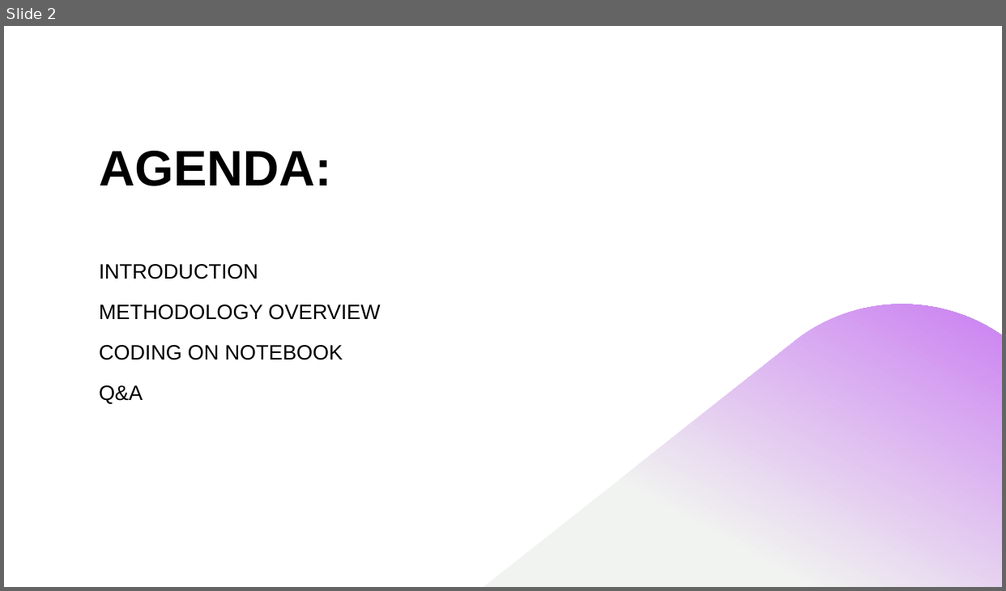
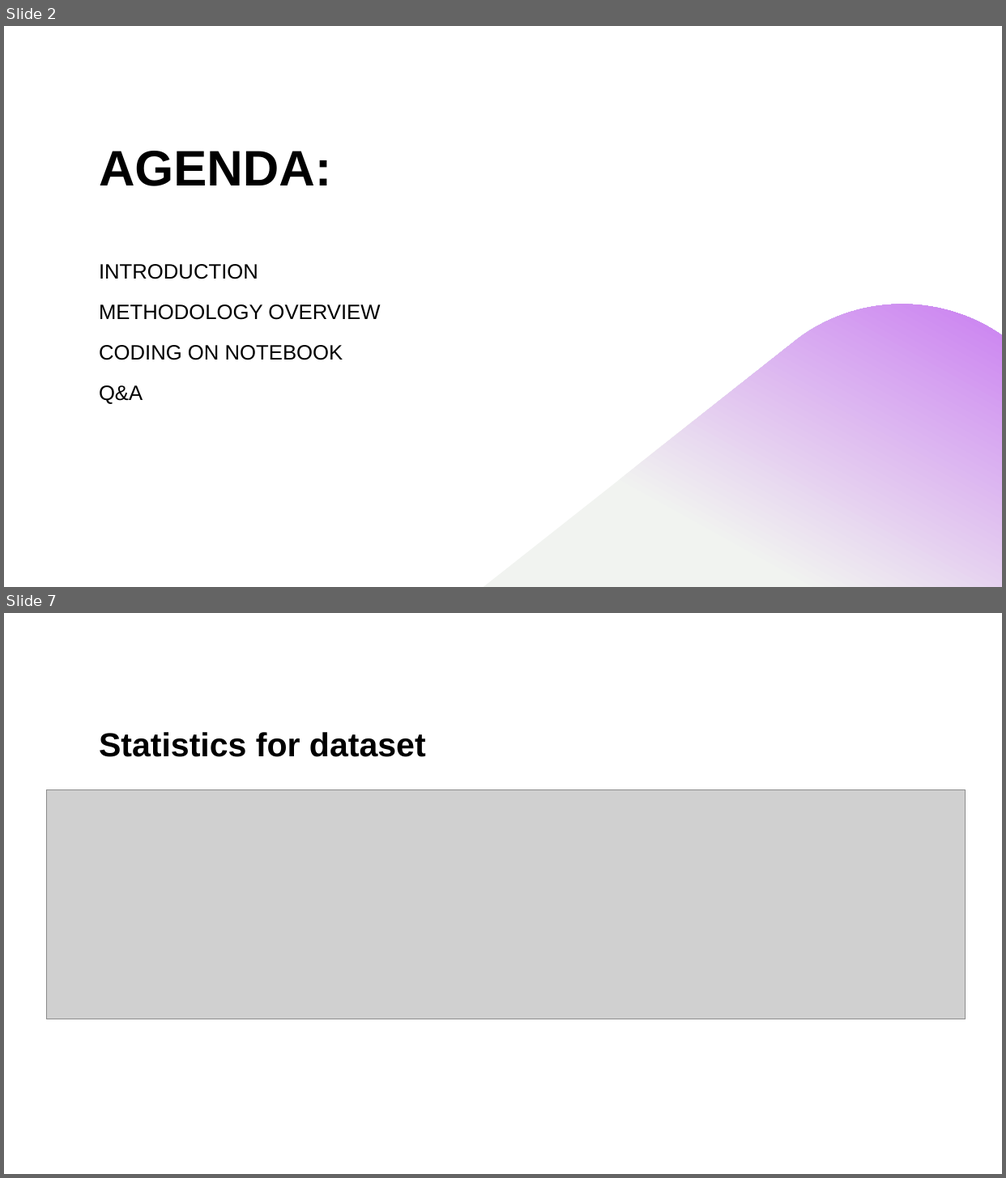
Before and after one commit to doannhu/credit_card_dataset_analysis, a slide deck: CREDIT CARD CUSTOMER PRESENTATION.pptx. Shown one above the other, each under a label of ours: slide 2 before the commit, slides 2 and 7 after it; the slides between them are not shown. The pictures are 1006x591 and 1006x1178 pixels, drawn with LibreOffice and Linux fonts; fonts in the diff are those of the drawing; grey boxes stand for pictures. Boxes give left, top, right and bottom in pixels: in the first picture for what was removed or moved away, otherwise in the second. Text is boxed around its words. In the diff, an @@ line names an element or a change of style, - is before the commit and + after.

```diff
--- a/CREDIT CARD CUSTOMER PRESENTATION.pptx
+++ b/CREDIT CARD CUSTOMER PRESENTATION.pptx
@@ slide 7 added at (4, 613, 1002, 1174), background #FFFFFF @@
@@ title added at (99, 732, 426, 757), 32 pt, text #000000, bold @@
+Statistics for dataset
@@ picture added at (47, 790, 966, 1020) @@
```
Also in this commit, not shown: 21 other slides added, 2 other files.
